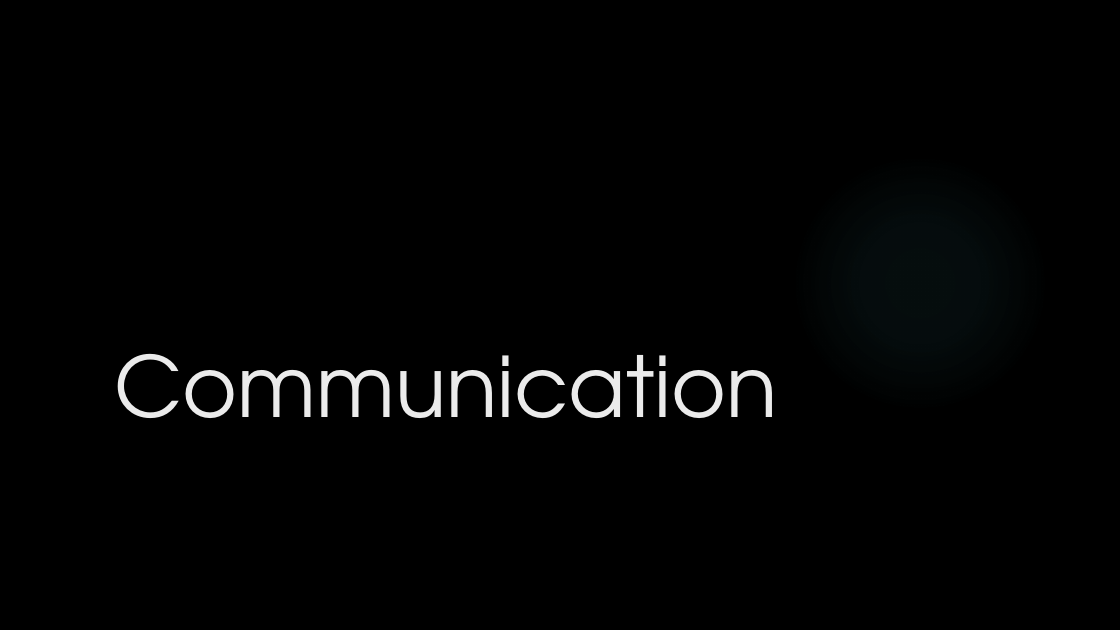
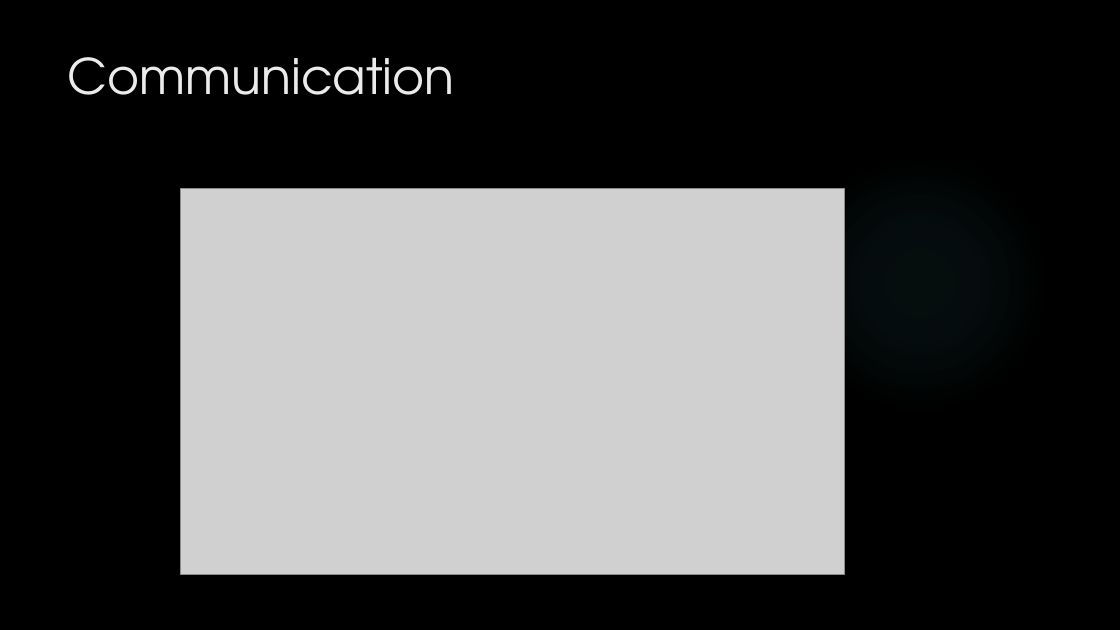
Before and after one commit to HASP-UMN/CubeSat, a slide deck: slide 18 of Presentations/PDR_Presentation.pptx. Drawn at 1120x630 pixels with LibreOffice and Linux fonts; fonts in the diff are those of the drawing; grey boxes stand for pictures; background and template pictures are left out. Boxes give left, top, right and bottom in pixels: in the first picture for what was removed or moved away, otherwise in the second. Text is boxed around its words. In the diff, an @@ line names an element or a change of style, - is before the commit and + after.

```diff
--- a/Presentations/PDR_Presentation.pptx
+++ b/Presentations/PDR_Presentation.pptx
@@ title "Communication": place and size @@
-title "Communication" at <box>114,354,777,418</box>
+title "Communication" at <box>68,57,455,95</box>
@@ title "Communication" at <box>68,57,455,95</box>: size 72 to 42 pt; vertical alignment bottom to top @@
@@ picture added at <box>181,188,844,574</box> @@
```
Also in this commit, not shown: 6 other slides changed, 1 slide added, 1 slide removed, 3 other files.
